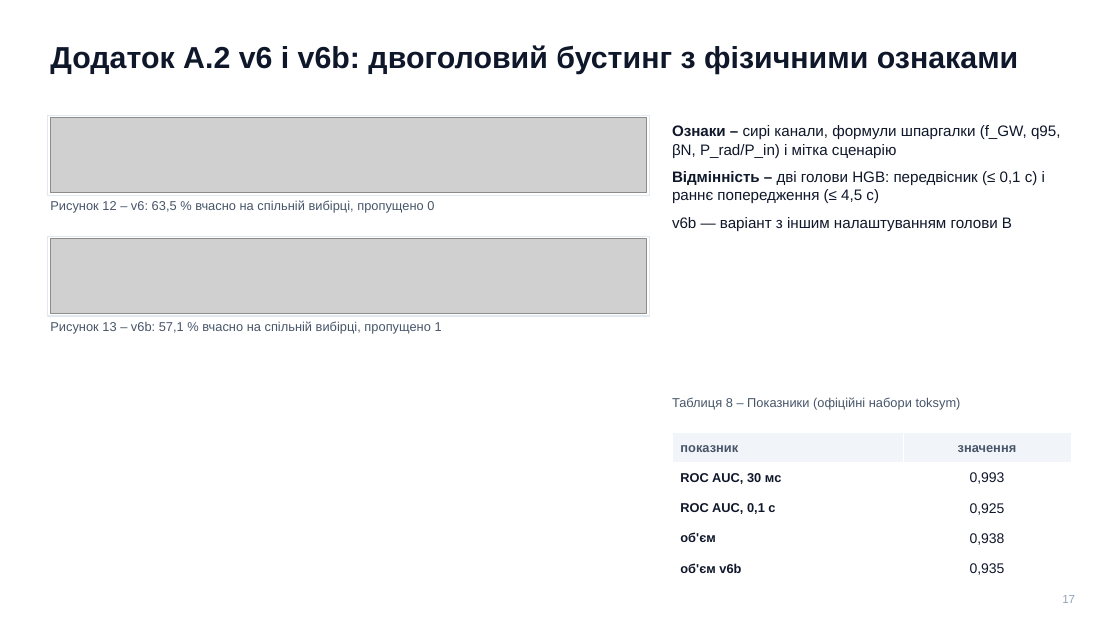
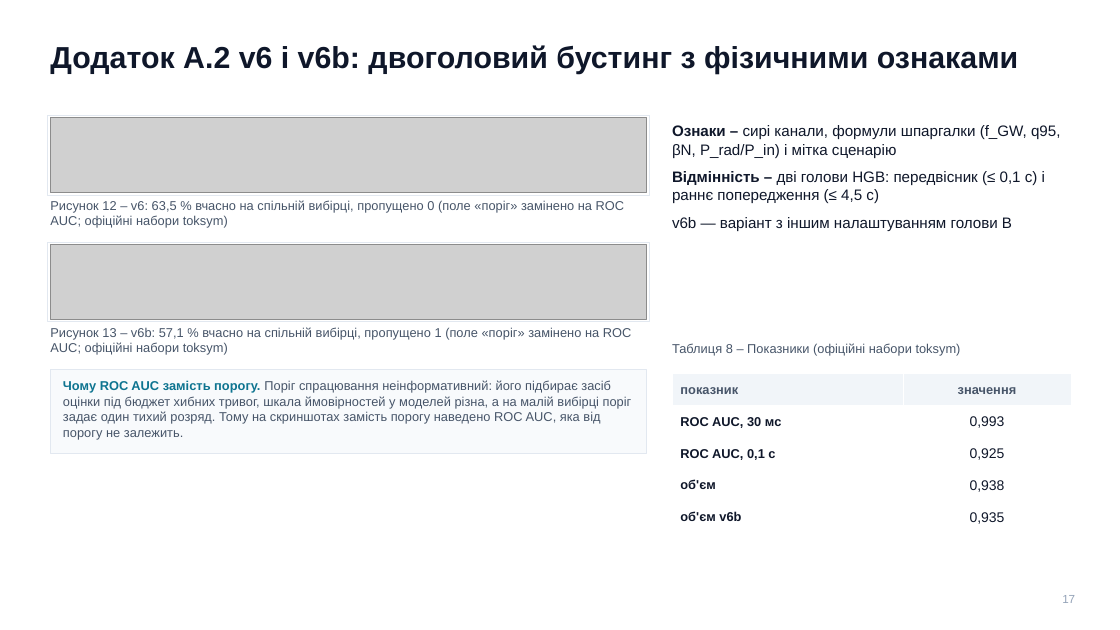
Before and after one commit to llllenah/plasma-disruption-prediction, a slide deck: slide 17 of docs/presentation.pptx. Drawn at 1120x630 pixels with LibreOffice and Linux fonts; fonts in the diff are those of the drawing; grey boxes stand for pictures. Boxes give left, top, right and bottom in pixels: in the first picture for what was removed or moved away, otherwise in the second. Text is boxed around its words. In the diff, an @@ line names an element or a change of style, - is before the commit and + after.

```diff
--- a/docs/presentation.pptx
+++ b/docs/presentation.pptx
@@ text at bbox=[50, 200, 625, 228]: text changed @@
-Рисунок 12 – v6: 63,5 % вчасно на спільній вибірці, пропущено 0
+Рисунок 12 – v6: 63,5 % вчасно на спільній вибірці, пропущено 0 (поле «поріг» замінено на ROC AUC; офіційні набори toksym)
@@ rectangle: place and size @@
-rectangle at bbox=[48, 236, 649, 316]
+rectangle at bbox=[48, 242, 649, 322]
@@ picture: place and size @@
-picture at bbox=[50, 239, 647, 313]
+picture at bbox=[50, 245, 647, 319]
@@ text at bbox=[50, 327, 632, 355]: text changed @@
-Рисунок 13 – v6b: 57,1 % вчасно на спільній вибірці, пропущено 1
+Рисунок 13 – v6b: 57,1 % вчасно на спільній вибірці, пропущено 1 (поле «поріг» замінено на ROC AUC; офіційні набори toksym)
@@ text "Таблиця 8 – Показники (офіційні ...": place and size @@
-text "Таблиця 8 – Показники (офіційні ..." at bbox=[672, 397, 961, 410]
+text "Таблиця 8 – Показники (офіційні ..." at bbox=[672, 343, 961, 355]
@@ rectangle added at bbox=[50, 370, 647, 454], fill #F8FAFC, outline #E2E8F0 1 pt @@
@@ text added at bbox=[63, 380, 632, 440], 11 pt, text #475569 @@
+Чому ROC AUC замість порогу. Поріг спрацювання неінформативний: його підбирає засіб оцінки під бюджет хибних тривог, шкала ймовірностей у моделей різна, а на малій вибірці поріг задає один тихий розряд. Тому на скриншотах замість порогу наведено ROC AUC, яка від порогу не залежить.
@@ table: place and size @@
-table at bbox=[672, 433, 1071, 584]
+table at bbox=[672, 374, 1071, 534]
```
Also in this commit, not shown: 7 other slides changed, 12 other files.
